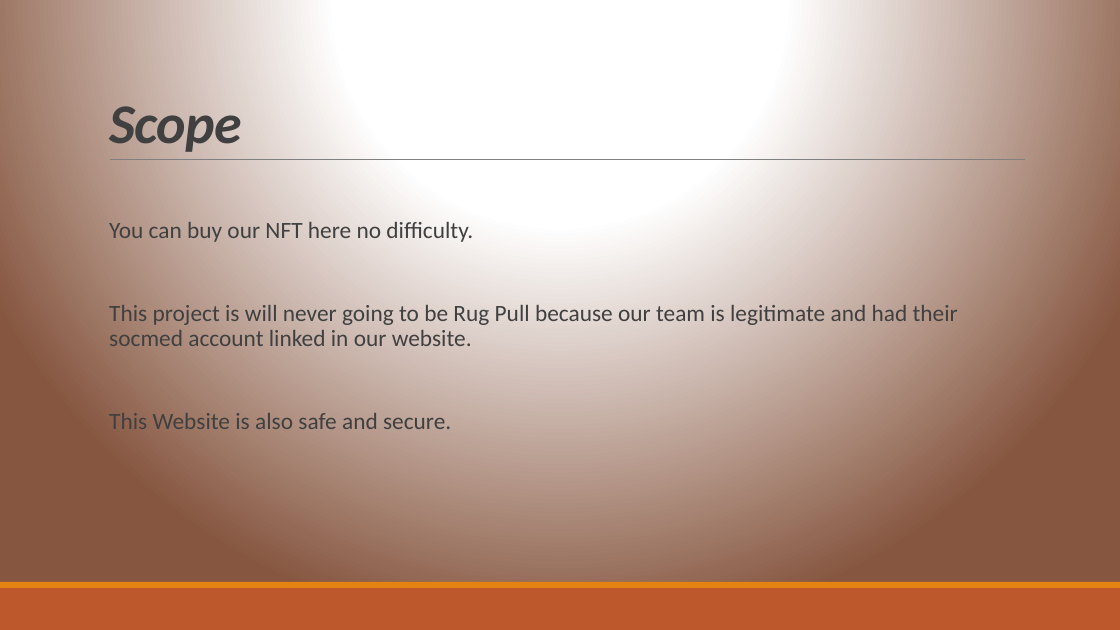
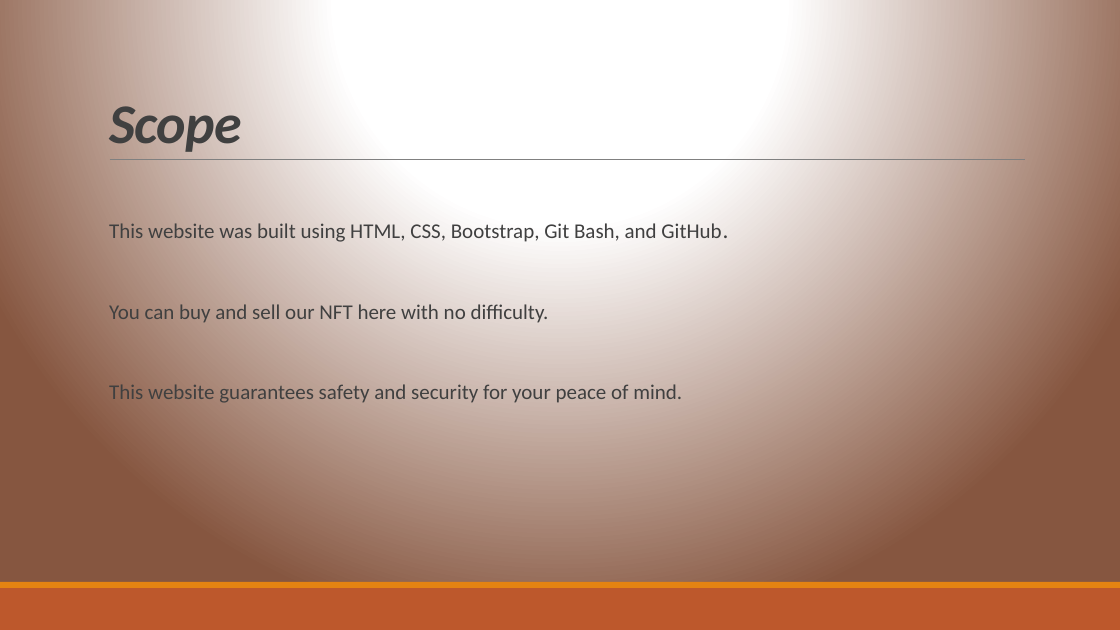
Before and after one commit to IANNY002/kodego_project_1, a slide deck: slide 4 of MINI PROJECT 1.pptx. Drawn at 1120x630 pixels with LibreOffice and Linux fonts; fonts in the diff are those of the drawing. Boxes give left, top, right and bottom in pixels: in the first picture for what was removed or moved away, otherwise in the second. Text is boxed around its words. In the diff, an @@ line names an element or a change of style, - is before the commit and + after.

```diff
--- a/MINI PROJECT 1.pptx
+++ b/MINI PROJECT 1.pptx
@@ text at [109,223,721,403]: text changed; size 20 to 18 pt @@
-  You can buy our NFT here no difficulty.
-  This project is will never going to be Rug Pull because our team is legitimate and had their socmed account linked in our website.
-  This Website is also safe and secure.
+  This website was built using HTML, CSS, Bootstrap, Git Bash, and GitHub.
+  You can buy and sell our NFT here with no difficulty.
+  This website guarantees safety and security for your peace of mind.
```
Also in this commit, not shown: 2 other slides changed, 8 other files.
